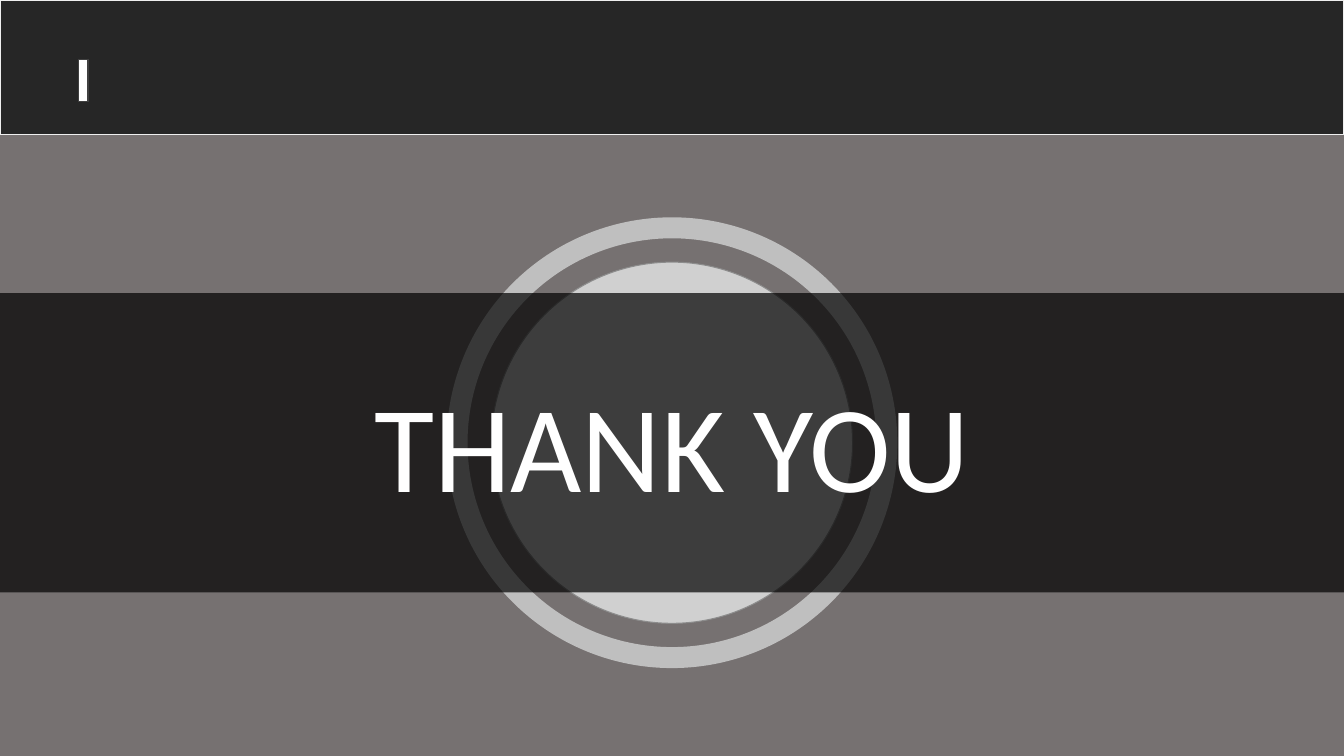
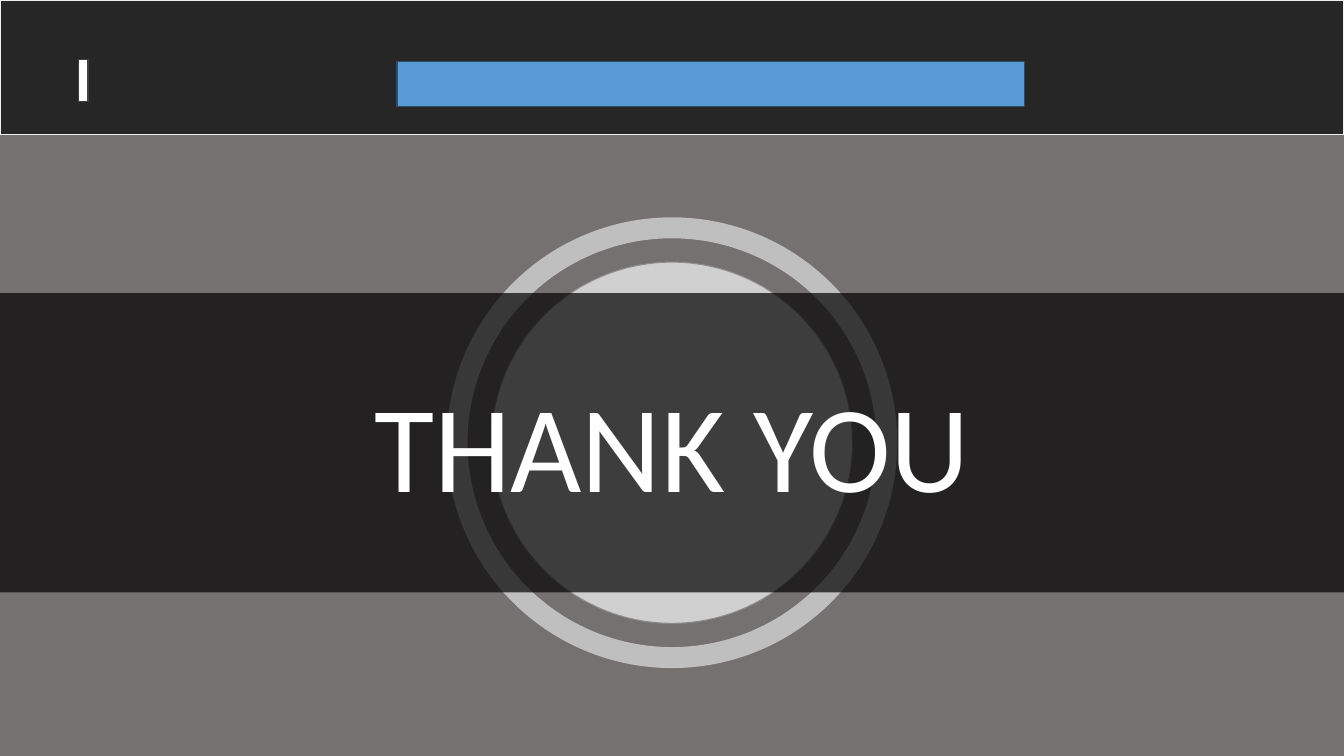
Before and after one commit to kutmicro/2014136013, a slide deck: slide 6 of HEALTH_TEETH_최종발표.pptx. Drawn at 1344x756 pixels with LibreOffice and Linux fonts; fonts in the diff are those of the drawing; grey boxes stand for pictures. Boxes give left, top, right and bottom in pixels: in the first picture for what was removed or moved away, otherwise in the second. Text is boxed around its words. In the diff, an @@ line names an element or a change of style, - is before the commit and + after.

```diff
--- a/HEALTH_TEETH_최종발표.pptx
+++ b/HEALTH_TEETH_최종발표.pptx
@@ rectangle added at box(397, 62, 1024, 107), fill #5B9BD5, outline #2D4D6A 1 pt @@
```
